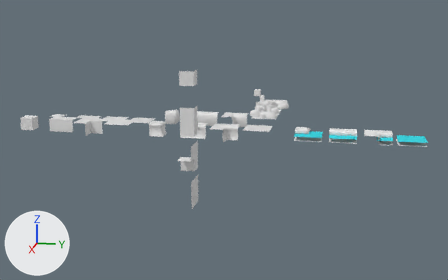
What one commit did to the Blender file Assets/samples/tiles_2d/island_sample.blend.
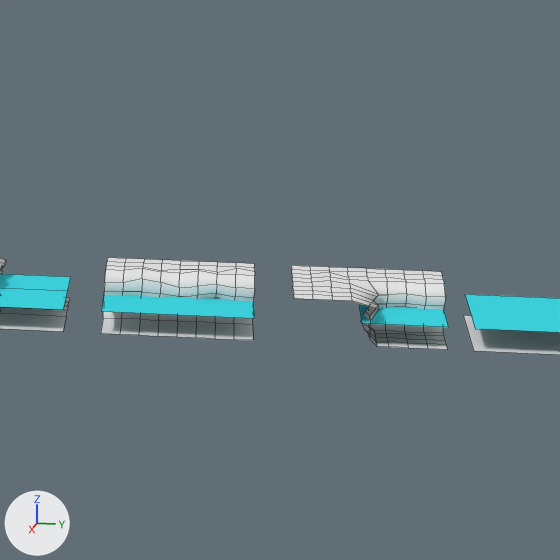
Old and new are each drawn whole from a camera (50 mm lens) standing at (20.23, 12.59, 5.11) and looking at (-3.8, 7.78, -0.89) and again close up on the part from 69% to 92% of the width and 29% to 66% of the height. Lighting does not change. The marker at lower left points along +X, +Y and +Z. The close-ups show mesh edges as thin lines.

Objects in the first close-up: 'lake_0010', 'lake_1010', 'lake_1011', 'lake_1111'.
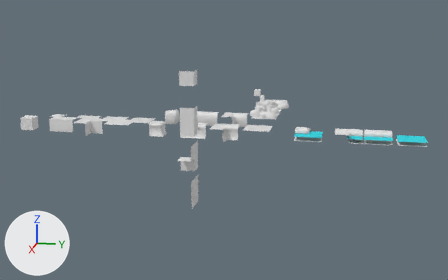
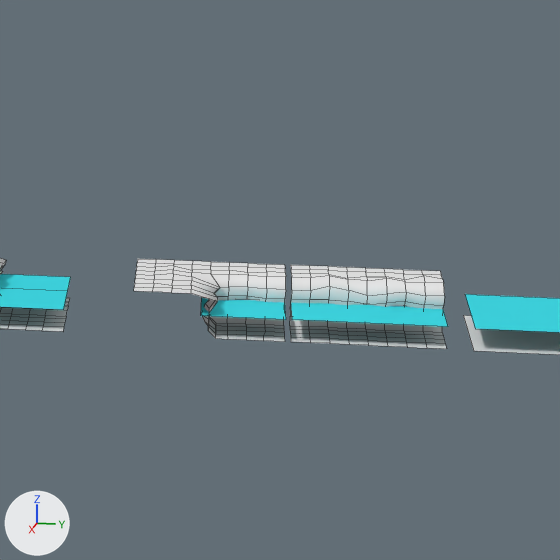
Boxes (x1, y1, x2, y2) around the edits, measured in the close-ups (560 x 560 px; the box of a moved part takes in the faces that stretch with it):
'lake_1010', reshaped, moved
    before: (101, 258, 255, 340)
    after: (290, 265, 448, 349)
'lake_0010', reshaped, moved
    before: (291, 265, 449, 350)
    after: (134, 259, 286, 342)
part 1 of me_cube_026, moved or reshaped
    before: (376, 332, 447, 350)
    after: (216, 324, 285, 342)
part 2 of me_cube_026, shading changed
    before: (359, 305, 449, 327)
    after: (201, 298, 286, 320)
part 3 of me_cube_018, built on
    before: (101, 318, 253, 340)
    after: (290, 326, 446, 349)
part 4 of me_cube_018, shading changed
    before: (102, 295, 254, 319)
    after: (291, 302, 448, 327)
part 5 of me_cube_016, built on
    both: (0, 298, 70, 332)

Diff of the bpy script that builds the scene:
```diff
--- a/Assets/samples/tiles_2d/island_sample.blend.py
+++ b/Assets/samples/tiles_2d/island_sample.blend.py
@@ me_cube_026 @@
 # used by ob_lake_0010; location = (-2.31, 13.765, 0.0); rotation_euler = (1.571, 0.0, 0.0), in degrees (90, 0, 0)
 # verts and faces of me_cube_026; kept vertices keep their numbers, new ones are numbered from 123
-me_cube_026.from_pydata(...)  # 123 vertices, 97 faces; spans x -0.5..0.5, y -0.3..0.017, z -0.5..0.5
+me_cube_026.from_pydata(...)  # 122 vertices, 97 faces; spans x -0.5..0.5, y -0.3..0.017, z -0.5..0.5
+# me_cube_026 part 1
+delete_vertices([114, 117])  # with the faces that use them
+verts[101] = (0.13, -0.3, -0.5)  # moved, pixel (283, 328)
+verts[104] = (0.13, -0.3, -0.375)  # moved, pixel (264, 327)
+verts[106] = (0.25, -0.3, -0.5)  # moved, pixel (284, 332)
+verts[109] = (0.25, -0.3, -0.375)  # moved, pixel (265, 331)
+verts[110] = (0.36, -0.3, -0.5)  # moved, pixel (284, 336)
+verts[113] = (0.36, -0.3, -0.36)  # moved, pixel (263, 335)
+verts[118] = (0.5, -0.3, -0.36)  # moved, pixel (263, 340)
+verts[123] = (0.5, -0.3, -0.13)  # pixel (227, 339)
+faces += [(111, 112, 123, 116), (6, 123, 112, 39)]  # mat_ground (its picture is missing)
+# me_cube_026 part 2: 1 kept faces spanning x -0.027..0.5, y -0.15, z -0.5..0.053 are now shaded smooth
 me_cube_026.materials.append(mat_ground)
@@ me_cube_018 @@
 # used by ob_lake_1010; location = (-2.31, 12.515, 0.0); rotation_euler = (1.571, 0.0, 0.0), in degrees (90, 0, 0)
-me_cube_018.from_pydata(...)  # 94 vertices, 73 faces; spans x -0.5..0.5, y -0.3..0.017, z -0.5..0.5
+me_cube_018.from_pydata(...)  # 121 vertices, 97 faces; spans x -0.5..0.5, y -0.3..0.017, z -0.5..0.5
+# me_cube_018 part 3
+# 8 faces are deleted
+# 9 new vertices lie (0.08, 0.0, 0.0) away from vertices in x 0.05, y -0.3, z -0.5..0.5
+# 9 new vertices lie (0.12, 0.0, 0.0) away from vertices in x 0.13, y -0.3, z -0.5..0.5
+# 9 new vertices lie (0.11, 0.0, 0.0) away from vertices in x 0.25, y -0.3, z -0.5..0.5
+# 32 new faces join them, mat_ground (its picture is missing)
+# me_cube_018 part 4: 1 kept faces spanning x -0.046..0.5, y -0.15, z -0.5..0.5 are now shaded smooth
 me_cube_018.materials.append(mat_ground)
@@ me_cube_016 @@
 # used by ob_lake_1011; location = (-2.31, 11.265, 0.0); rotation_euler = (1.571, 0.0, 0.0), in degrees (90, 0, 0)
-me_cube_016.from_pydata(...)  # 81 vertices, 60 faces; spans x -0.5..0.5, y -0.3..0.0, z -0.5..0.5
+me_cube_016.from_pydata(...)  # 129 vertices, 99 faces; spans x -0.5..0.5, y -0.3..0.0, z -0.5..0.5
+# me_cube_016 part 5
+# 9 faces are deleted
+# 7 new vertices lie (0.0, 0.0, -0.08) away from vertices in x -0.5..0.5, y -0.3, z -0.05
+# 7 new vertices lie (0.08, 0.0, 0.0) away from vertices in x 0.05, y -0.3, z -0.5..0.5
+# 8 new vertices lie (0.0, 0.0, -0.12) away from vertices in x -0.5..0.5, y -0.3, z -0.13
+# 8 new vertices lie (0.0, 0.0, -0.11) away from vertices in x -0.5..0.5, y -0.3, z -0.25
+# 9 new vertices lie (0.12, 0.0, 0.0) away from vertices in x 0.13, y -0.3, z -0.5..0.5
+# 9 new vertices lie (0.11, 0.0, 0.0) away from vertices in x 0.25, y -0.3, z -0.5..0.5
+# 48 new faces join them, mat_ground (its picture is missing), smooth
 me_cube_016.materials.append(mat_ground)
@@ ob_lake_0010 @@
 ob_lake_0010 = bpy.data.objects.new('lake_0010', me_cube_026)
-ob_lake_0010.location = (-2.31, 13.765, 0.0)
+ob_lake_0010.location = (-2.317, 12.721, 0.0)
 ob_lake_0010.rotation_euler = (1.571, 0.0, 0.0)  # degrees (90, 0, 0)
@@ ob_lake_1010 @@
 ob_lake_1010 = bpy.data.objects.new('lake_1010', me_cube_018)
-ob_lake_1010.location = (-2.31, 12.515, 0.0)
+ob_lake_1010.location = (-2.326, 13.761, 0.0)
 ob_lake_1010.rotation_euler = (1.571, 0.0, 0.0)  # degrees (90, 0, 0)
```
